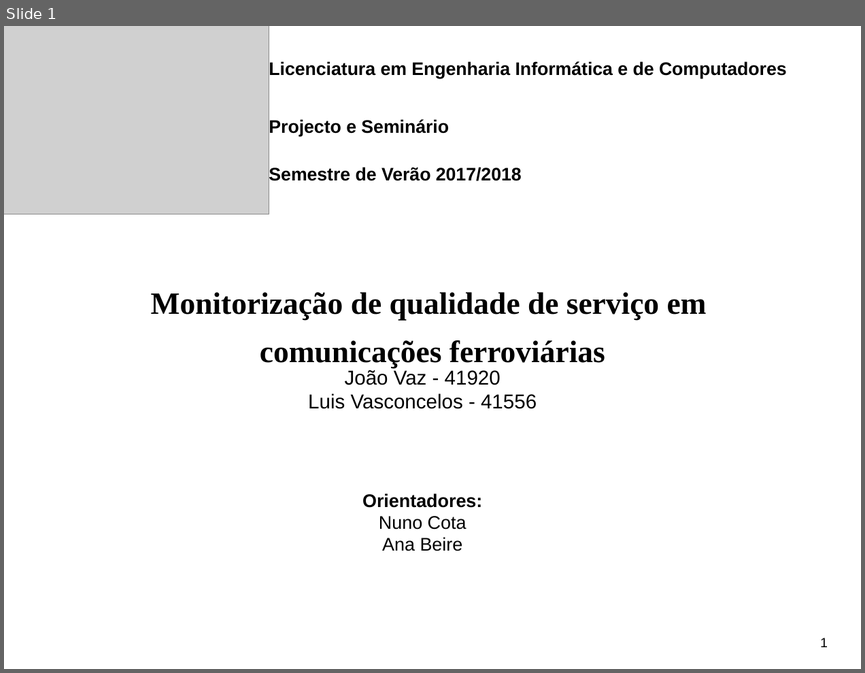
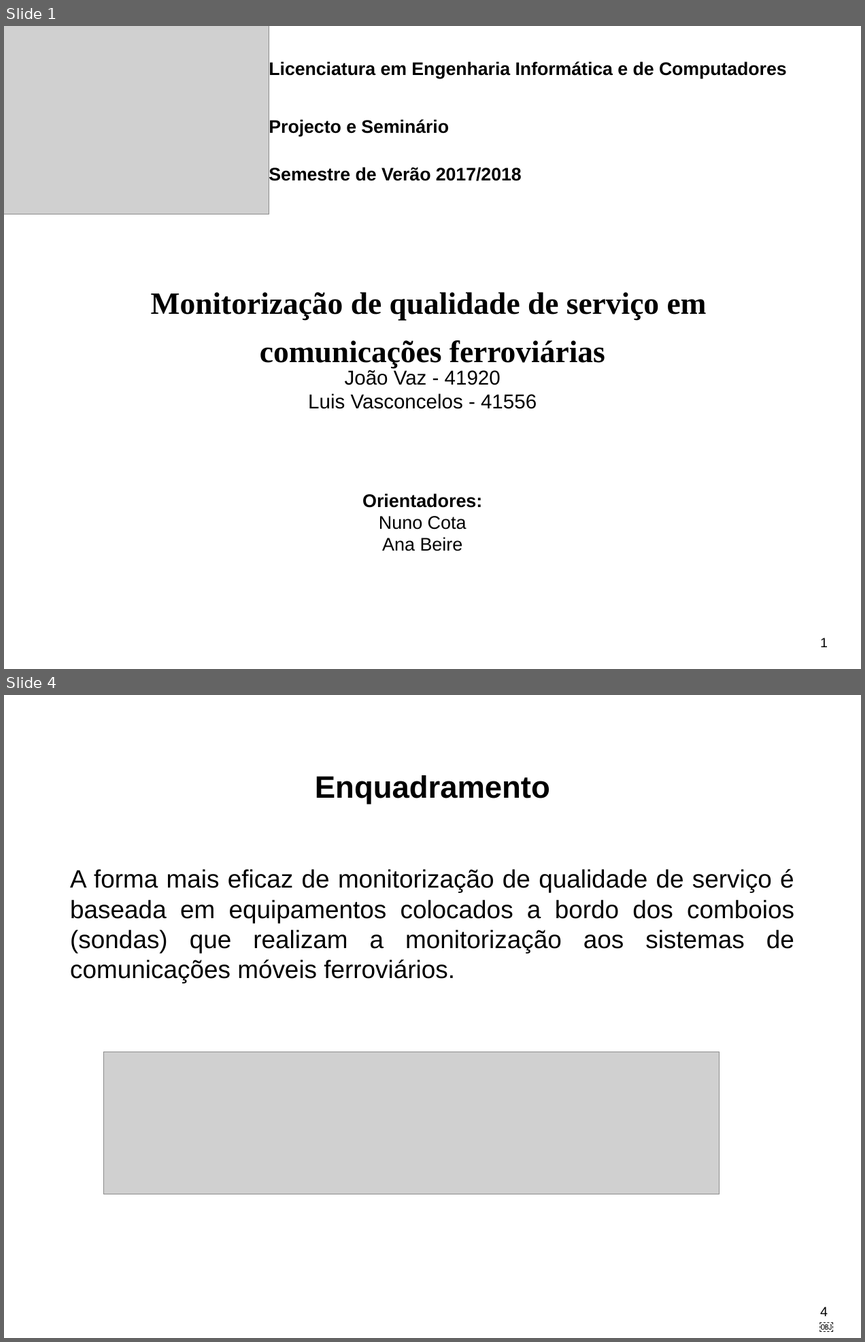
Before and after one commit to LikaV1996/ProjectoFinaldeCurso, a slide deck: AppFinalDeProjecto.pptx. Shown one above the other, each under a label of ours: slide 1 before the commit, slides 1 and 4 after it; the slides between them are not shown. The pictures are 865x673 and 865x1342 pixels, drawn with LibreOffice and Linux fonts; fonts in the diff are those of the drawing; grey boxes stand for pictures. Boxes give left, top, right and bottom in pixels: in the first picture for what was removed or moved away, otherwise in the second. Text is boxed around its words. In the diff, an @@ line names an element or a change of style, - is before the commit and + after.

```diff
--- a/AppFinalDeProjecto.pptx
+++ b/AppFinalDeProjecto.pptx
@@ slide 4 added at (4, 695, 861, 1338), background #FFFFFF @@
@@ title added at (315, 775, 550, 804), 37 pt, text #000000, bold @@
+Enquadramento
@@ text added at (70, 868, 794, 983), 30 pt, text #000000 @@
+A forma mais eficaz de monitorização de qualidade de serviço é baseada em equipamentos colocados a bordo dos comboios (sondas) que realizam a monitorização aos sistemas de comunicações móveis ferroviários.
@@ picture added at (103, 1052, 719, 1194) @@
@@ page number added at (820, 1306, 827, 1316), 16 pt, text #000000 @@
+4￼
```
Also in this commit, not shown: 7 slides changed, 8 other slides added, 4 slides removed, 4 other files.
